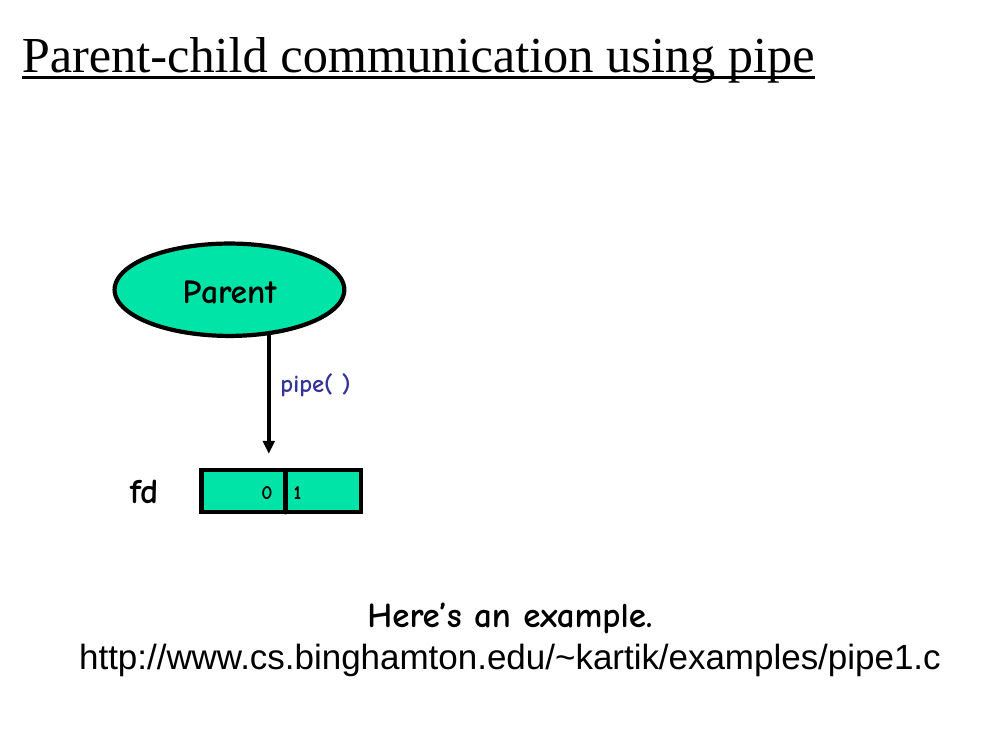
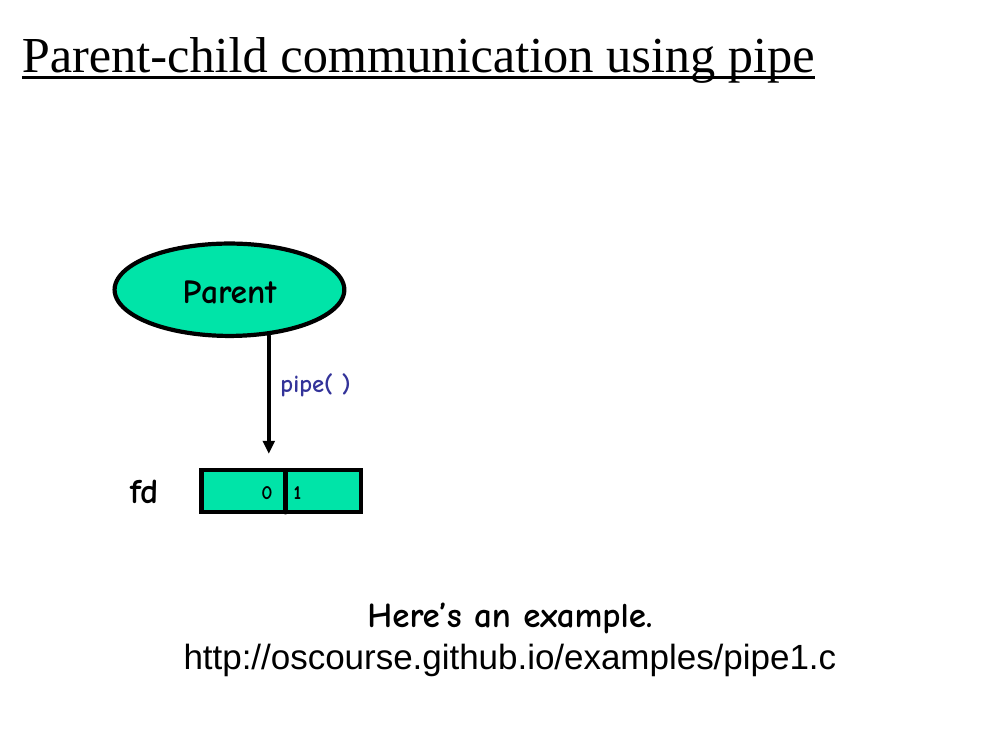
Before and after one commit to oscourse/oscourse.github.io, a slide deck: slide 7 of slides/ipc.pptx. Drawn at 1008x756 pixels with LibreOffice and Linux fonts; fonts in the diff are those of the drawing. Boxes give left, top, right and bottom in pixels: in the first picture for what was removed or moved away, otherwise in the second. Text is boxed around its words. In the diff, an @@ line names an element or a change of style, - is before the commit and + after.

```diff
--- a/slides/ipc.pptx
+++ b/slides/ipc.pptx
@@ text at (x1=184, y1=643, x2=837, y2=676): text changed @@
-http://www.cs.binghamton.edu/~kartik/examples/pipe1.c
+http://oscourse.github.io/examples/pipe1.c
```
Also in this commit, not shown: 8 other slides changed, 1 other file.
